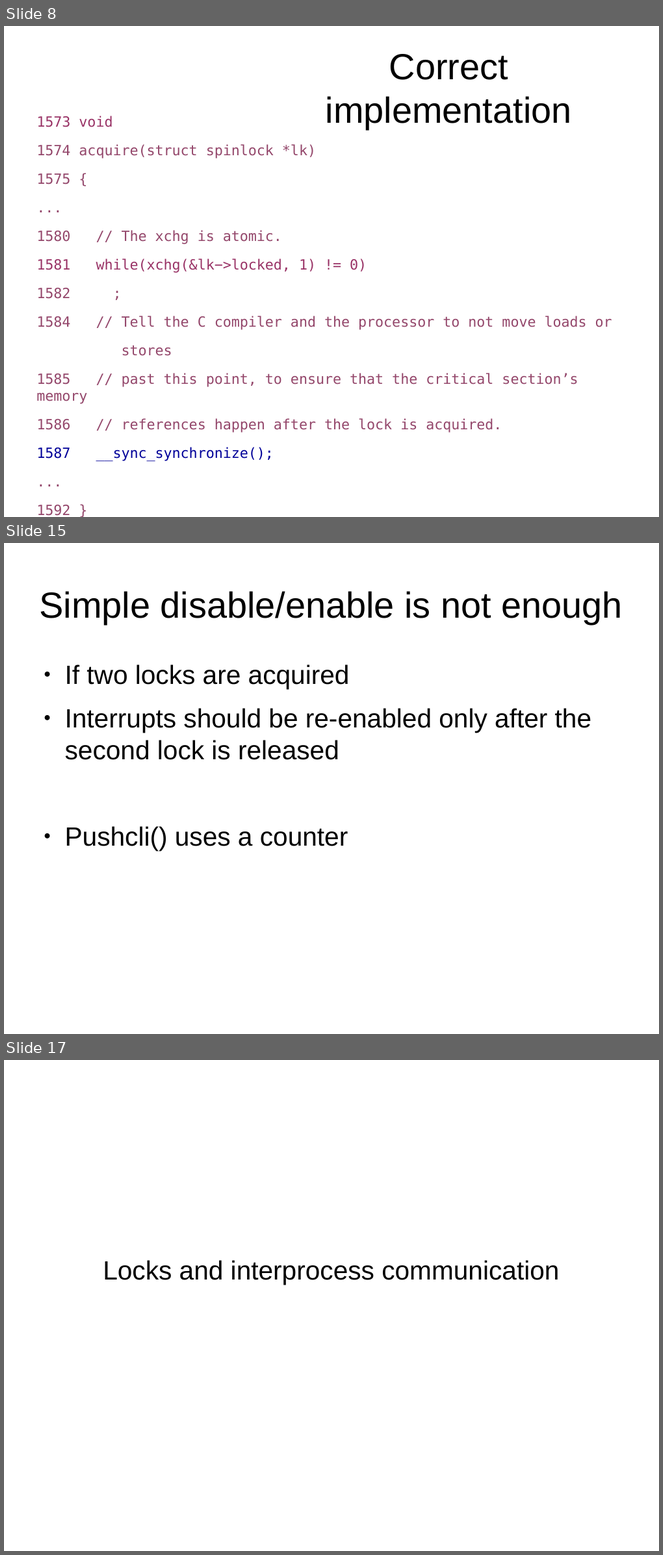
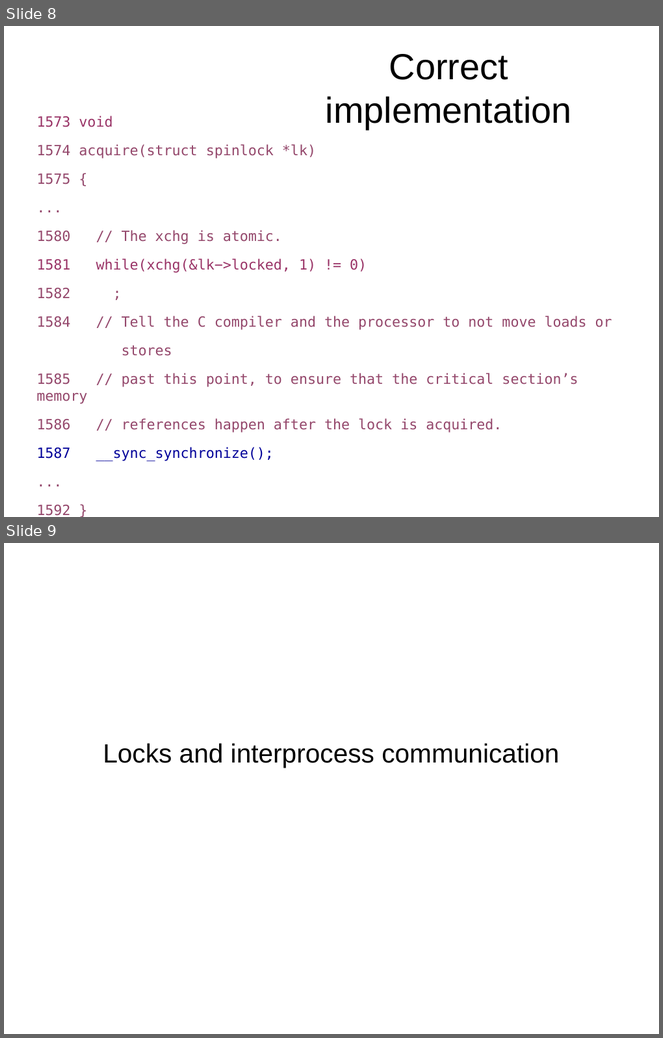
Before and after one commit to antonburtsev/cs5460, a slide deck: lectures/lecture16-locking-part2/lecture16-locking-part2.odp. Shown one above the other, each under a label of ours: slides 8, 15 and 17 before the commit, slides 8 and 9 after it; the slides between them are not shown. The pictures are 663x1555 and 663x1038 pixels, drawn with LibreOffice and Linux fonts; fonts in the diff are those of the drawing. Boxes give left, top, right and bottom in pixels: in the first picture for what was removed or moved away, otherwise in the second. Text is boxed around its words. In the diff, an @@ line names an element or a change of style, - is before the commit and + after.

```diff
--- a/lectures/lecture16-locking-part2/lecture16-locking-part2.odp
+++ b/lectures/lecture16-locking-part2/lecture16-locking-part2.odp
@@ slide 15 removed at bbox=[4, 543, 659, 1034], background #FFFFFF @@
@@ title removed at bbox=[40, 591, 622, 624] @@
-Simple disable/enable is not enough
@@ text removed at bbox=[65, 665, 592, 851] @@
-● If two locks are acquired
-● Interrupts should be re-enabled only after the second lock is released
-● Pushcli() uses a counter
@@ what was slide 17 is now slide 9 @@
```
Also in this commit, not shown: 7 other slides removed, 3 other files.
